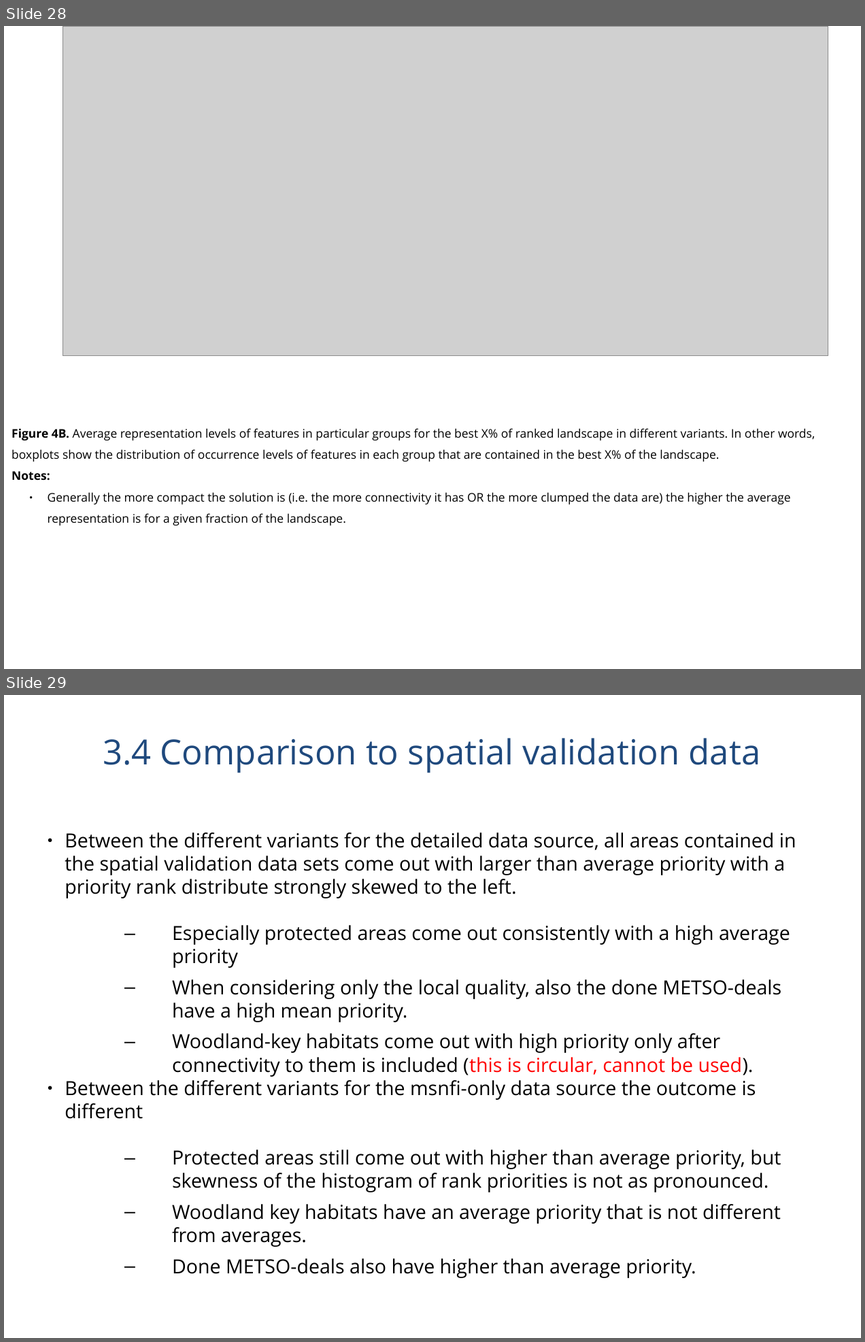
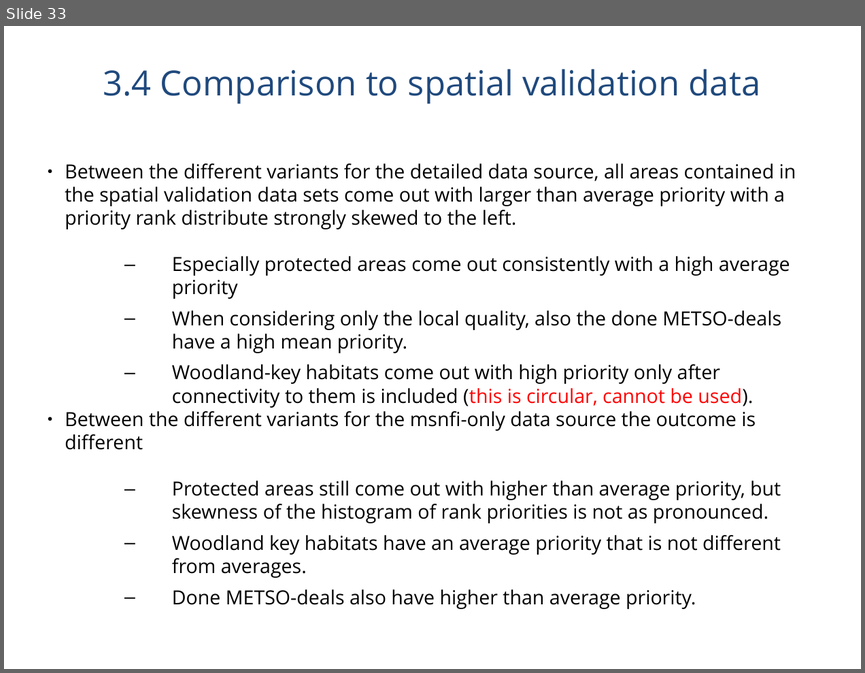
Before and after one commit to jlehtoma/validityms, a slide deck: reports/validity_ms_outline.ppt. Shown one above the other, each under a label of ours: slides 28 and 29 before the commit, slide 33 after it. The pictures are 865x1342 and 865x673 pixels, drawn with LibreOffice and Linux fonts; fonts in the diff are those of the drawing; grey boxes stand for pictures. Boxes give left, top, right and bottom in pixels: in the first picture for what was removed or moved away, otherwise in the second. Text is boxed around its words. In the diff, an @@ line names an element or a change of style, - is before the commit and + after.

```diff
--- a/reports/validity_ms_outline.ppt
+++ b/reports/validity_ms_outline.ppt
@@ slide 28 removed at bbox=[4, 26, 861, 669], background #FFFFFF @@
@@ picture removed at bbox=[63, 26, 828, 356] @@
@@ text removed at bbox=[11, 428, 815, 526] @@
-Figure 4B. Average representation levels of features in particular groups for the best X% of ranked landscape in different variants. In other words, boxplots show the distribution of occurrence levels of features in each group that are contained in the best X% of the landscape.
-Notes:
-  ● Generally the more compact the solution is (i.e. the more connectivity it has OR the more clumped the data are) the higher the average representation is for a given fraction of the landscape.
@@ what was slide 29 is now slide 33 @@
```
Also in this commit, not shown: 9 slides changed, 10 slides added, 6 other slides removed, 1 other file.
